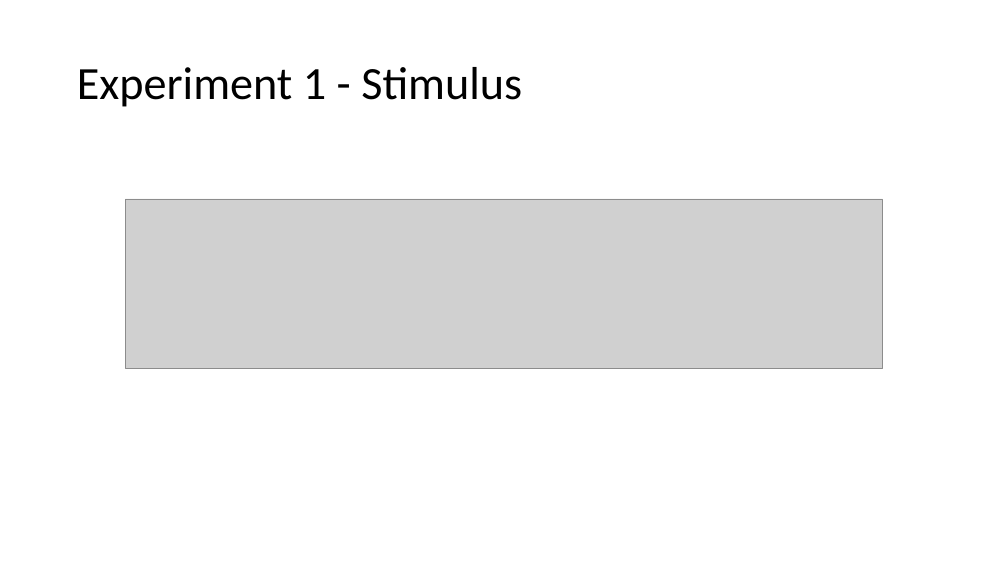
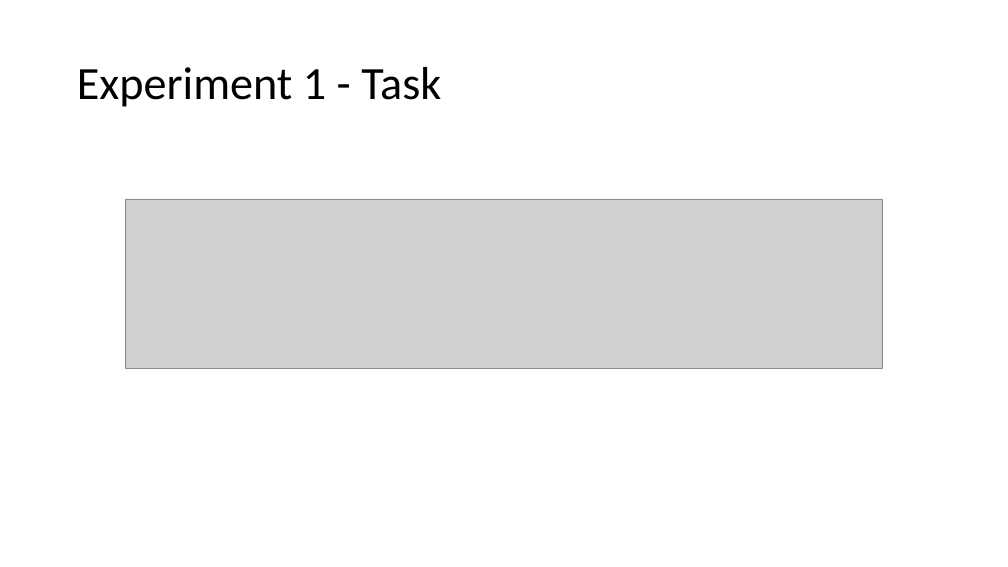
Before and after one commit to sradkani/CoCoSci, a slide deck: slide 14 of summary:papers/CogSci attempt.pptx. Drawn at 1008x567 pixels with LibreOffice and Linux fonts; fonts in the diff are those of the drawing; grey boxes stand for pictures. Boxes give left, top, right and bottom in pixels: in the first picture for what was removed or moved away, otherwise in the second. Text is boxed around its words. In the diff, an @@ line names an element or a change of style, - is before the commit and + after.

```diff
--- a/summary:papers/CogSci attempt.pptx
+++ b/summary:papers/CogSci attempt.pptx
@@ title at (x1=77, y1=67, x2=441, y2=107): text changed @@
-Experiment 1 - Stimulus
+Experiment 1 - Task
```
Also in this commit, not shown: 12 other slides changed, 8 slides added, 7 slides removed, 23 other files.
